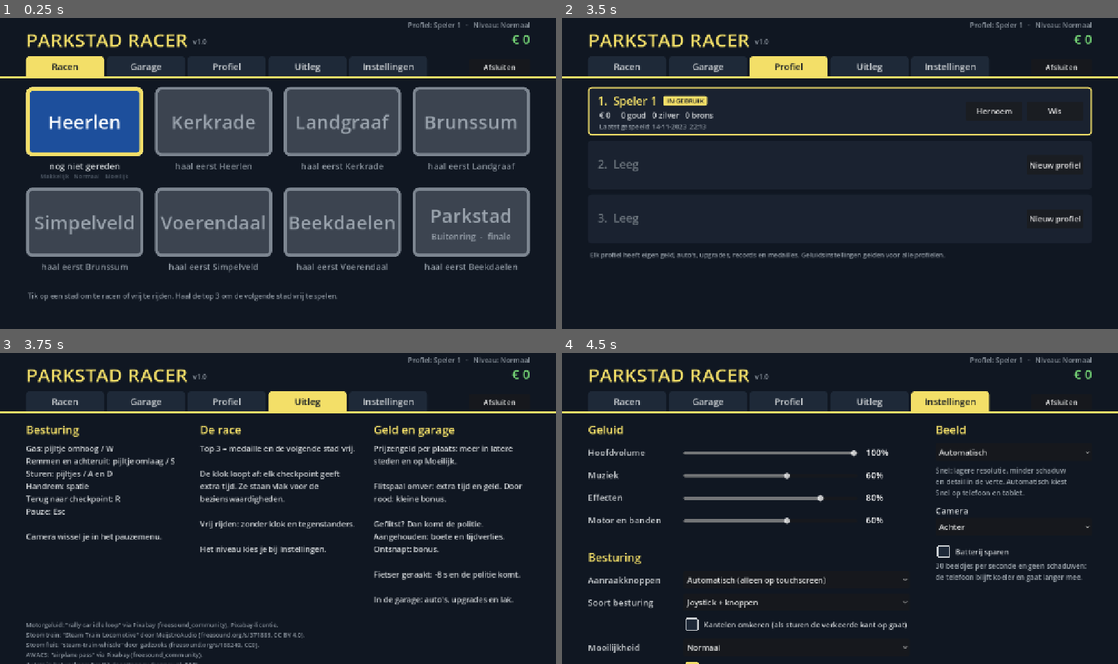
Above: before the commit, frames 1-4 (two rows, left to right).
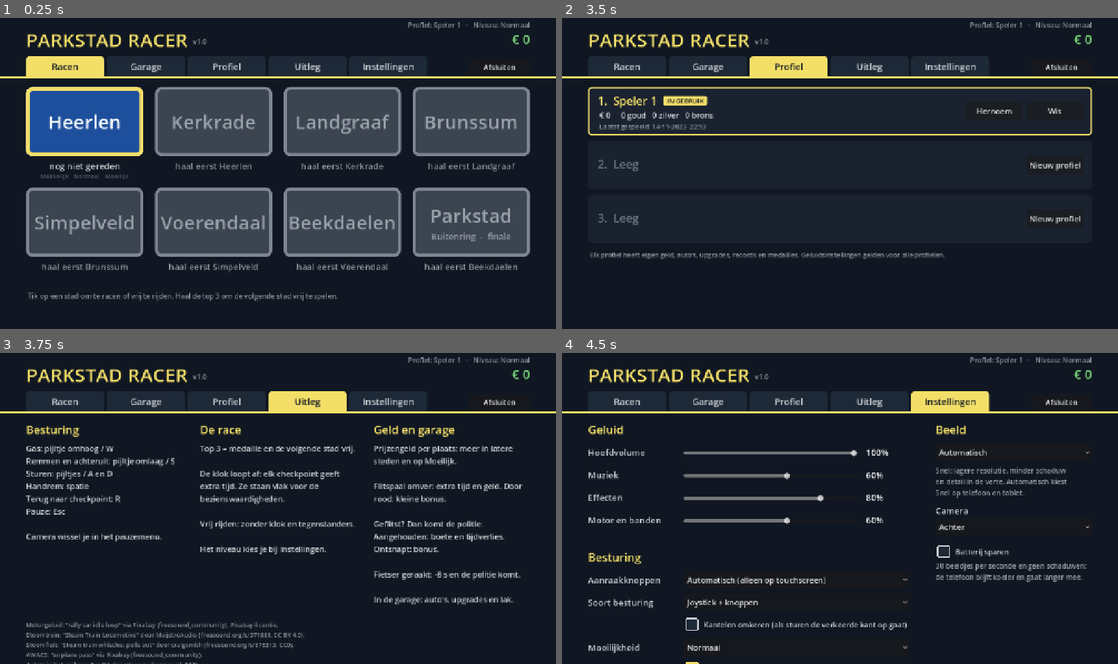
Above: after the commit, the same moments.

Repository: Clippie93/parkstad-racer
Game: Godot game, scene res://scenes/menu.tscn
Two runs of this game, one before a commit and one after it. Both use one fixed random seed, a clock stepped at 60 frames per second and the inputs below. Sound files missing from this copy of the repository are replaced by a short silence.
Inputs:
- Up to frame 1 (0.25 s): no input
- Up to frame 2 (3.5 s): click "Racen" at 0.5 s; click "Garage" at 1.25 s; click "Racen" at 2 s; click "Profiel" at 2.75 s
- Up to frame 3 (3.75 s): click "Uitleg" at 3.5 s
- Up to frame 4 (4.5 s): click "Instellingen" at 4.25 s

Frames 1-2 are identical in both runs. In frame 3, 0.3% of the frame differs, in the area x 11-53%, y 92-96%; in frame 4, nothing differs.

Commit message:
Stoomtrein: vijf losse tooten uit craigsmith (freesound 675313, CC0), willekeurig afgespeeld
Co-Authored-By: Claude Opus 5.5 <noreply@anthropic.com>

Diff:
--- a/scripts/landmarks/steam_train.gd
+++ b/scripts/landmarks/steam_train.gd
@@ -113,7 +113,14 @@
     steam.position = Vector3(0, 3.0, -4.0)
     (cars[0][0] as Node3D).add_child(steam)
     whistle = AudioStreamPlayer3D.new()
-    whistle.stream = load("res://assets/steam_whistle.wav")
+    # vijf losse tooten uit "Steam train whistles; pulls out" (craigsmith, freesound, CC0);
+    # elke keer een andere, nooit twee keer dezelfde achter elkaar
+    var toots := AudioStreamRandomizer.new()
+    toots.playback_mode = AudioStreamRandomizer.PLAYBACK_RANDOM_NO_REPEATS
+    toots.random_pitch = 1.0
+    for i in range(5):
+        toots.add_stream(i, load("res://assets/steam_whistle_%d.wav" % (i + 1)))
+    whistle.stream = toots
     whistle.unit_size = 70.0
     whistle.max_distance = 1500.0
     whistle.volume_db = 2.0
--- a/scripts/menu.gd
+++ b/scripts/menu.gd
@@ -588,7 +588,7 @@
         body.autowrap_mode = TextServer.AUTOWRAP_WORD_SMART
         body.custom_minimum_size = Vector2(w, 0)
         col.add_child(body)
-    var credit := _label("Motorgeluid: \"rally car idle loop …(127 unchanged characters)… rg/s/371885, CC BY 4.0).\nStoomfluit: \"steam-train-whistle\" door gadzooks (freesound.org/s/188240, CC0).\nAWACS: \"airplane pass\" via Pi …(163 unchanged characters)…
+    var credit := _label("Motorgeluid: \"rally car idle loop …(127 unchanged characters)… rg/s/371885, CC BY 4.0).\nStoomfluit: \"Steam train whistles; pulls out\" door craigsmith (freesound.org/s/675313, CC0).\nAWACS: \"airplane pass\" via Pi …(163 unchanged characters)…
     help_box.add_child(credit)
     return page
 
Not shown, removed: assets/steam_whistle.wav.import
Not shown, added: assets/steam_whistle_1.wav.import
Not shown, added: assets/steam_whistle_2.wav.import
Not shown, added: assets/steam_whistle_3.wav.import
Not shown, added: assets/steam_whistle_4.wav.import
Not shown, added: assets/steam_whistle_5.wav.import
Not shown, removed: assets/steam_whistle.wav
Not shown, added: assets/steam_whistle_1.wav
Not shown, added: assets/steam_whistle_2.wav
Not shown, added: assets/steam_whistle_3.wav
Not shown, added: assets/steam_whistle_4.wav
Not shown, added: assets/steam_whistle_5.wav
